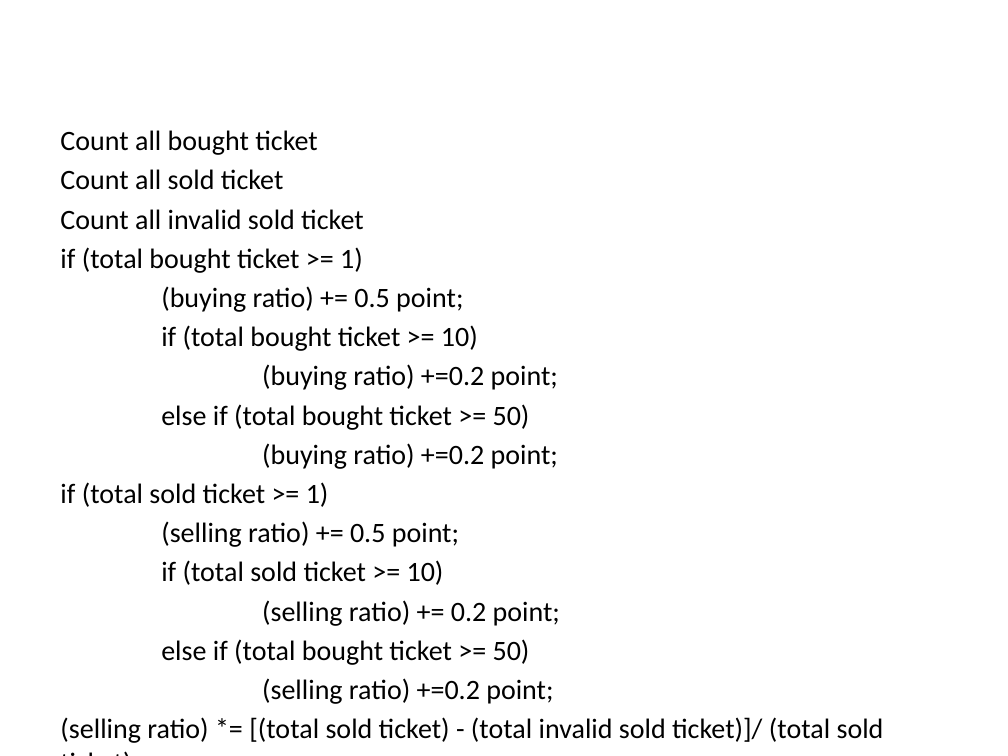
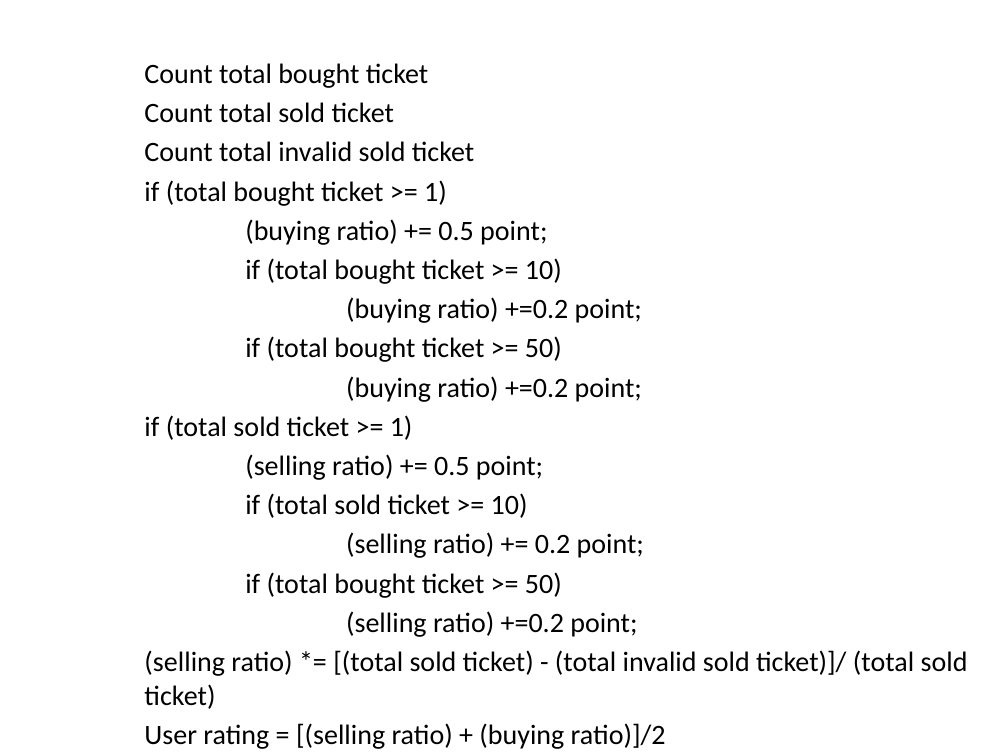
Before and after one commit to phonglk/fptu_capstone, a slide deck: slide 5 of Document/tungdn.pptx (slide 4 before the commit). Drawn at 1008x756 pixels with LibreOffice and Linux fonts; fonts in the diff are those of the drawing. Boxes give left, top, right and bottom in pixels: in the first picture for what was removed or moved away, otherwise in the second. Text is boxed around its words. In the diff, an @@ line names an element or a change of style, - is before the commit and + after.

```diff
--- a/Document/tungdn.pptx
+++ b/Document/tungdn.pptx
@@ text "Count total bought ticket": place and size @@
-text "Count total bought ticket" at <box>60,130,884,743</box>
+text "Count total bought ticket" at <box>144,63,968,749</box>
@@ text at <box>144,63,474,162</box>: text changed @@
-Count all bought ticket
-Count all sold ticket
-Count all invalid sold ticket
+Count total bought ticket
+Count total sold ticket
+Count total invalid sold ticket
@@ text at <box>245,336,562,362</box>: text changed @@
-else if (total bought ticket >= 50)
+if (total bought ticket >= 50)
@@ text at <box>245,572,562,598</box>: text changed @@
-else if (total bought ticket >= 50)
+if (total bought ticket >= 50)
```
Also in this commit, not shown: 2 slides added.
